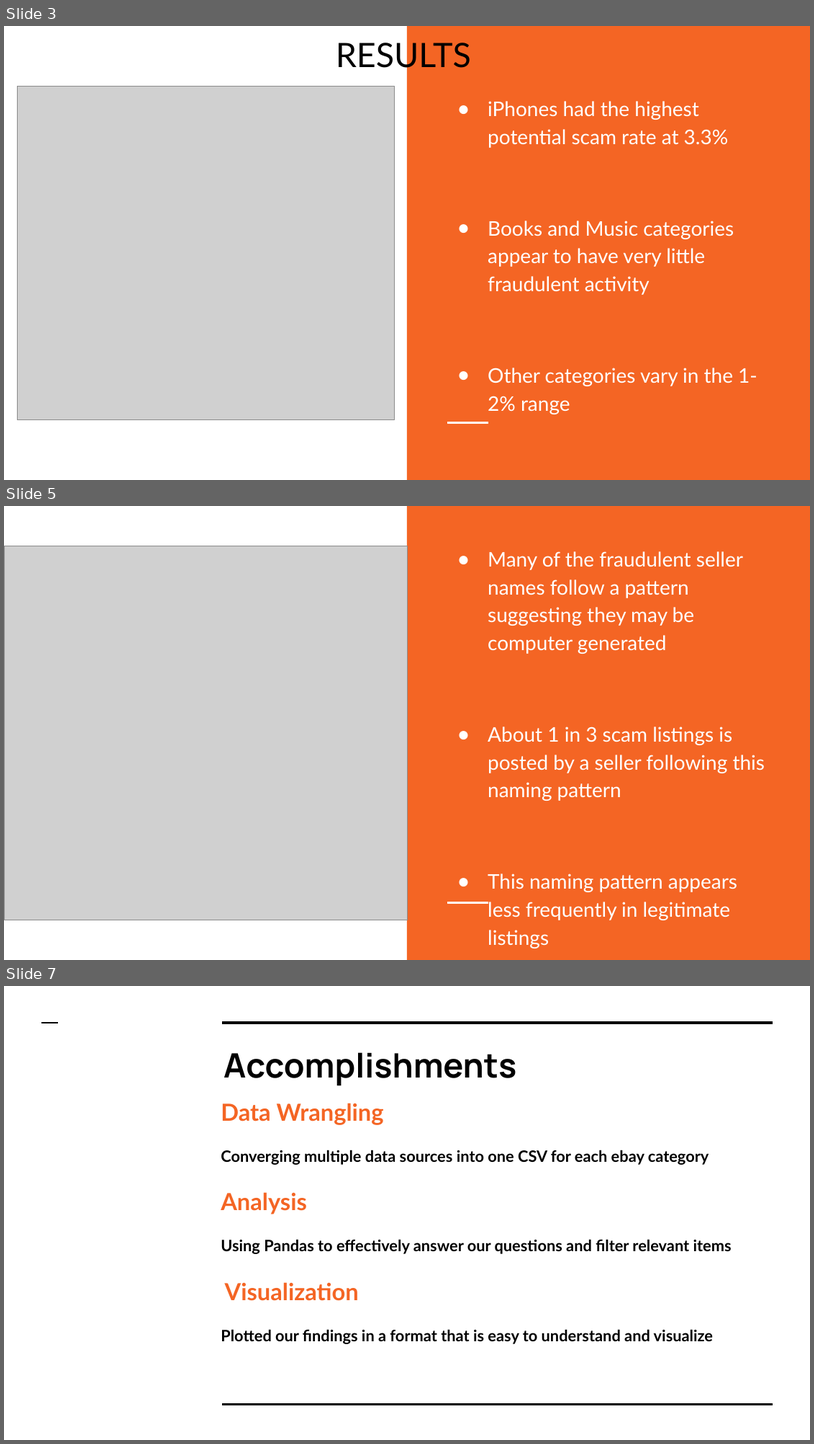
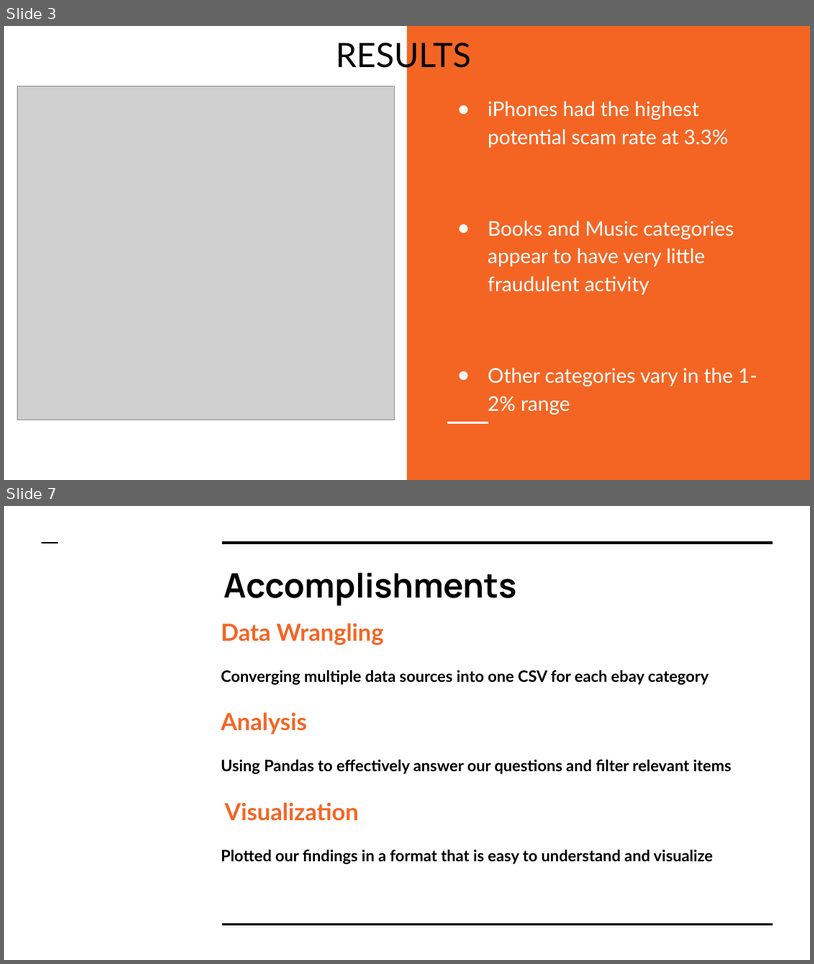
Before and after one commit to micktor/184final, a slide deck: Presentation.pptx. Shown one above the other, each under a label of ours: slides 3, 5 and 7 before the commit, slides 3 and 7 after it; the slides between them are not shown. The pictures are 814x1444 and 814x964 pixels, drawn with LibreOffice and Linux fonts; fonts in the diff are those of the drawing; grey boxes stand for pictures. Boxes give left, top, right and bottom in pixels: in the first picture for what was removed or moved away, otherwise in the second. Text is boxed around its words. In the diff, an @@ line names an element or a change of style, - is before the commit and + after.

```diff
--- a/Presentation.pptx
+++ b/Presentation.pptx
@@ slide 5 removed at (4,506,810,960), background #FFFFFF; not listed: 2 template elements that a slide beside it also shows @@
@@ picture removed at (4,546,407,920) @@
@@ text removed at (488,551,765,948) @@
-● Many of the fraudulent seller names follow a pattern suggesting they may be computer generated
-● About 1 in 3 scam listings is posted by a seller following this naming pattern
-● This naming pattern appears less frequently in legitimate listings
```
Also in this commit, not shown: 2 slides changed, 1 slide added, 5 other files.
